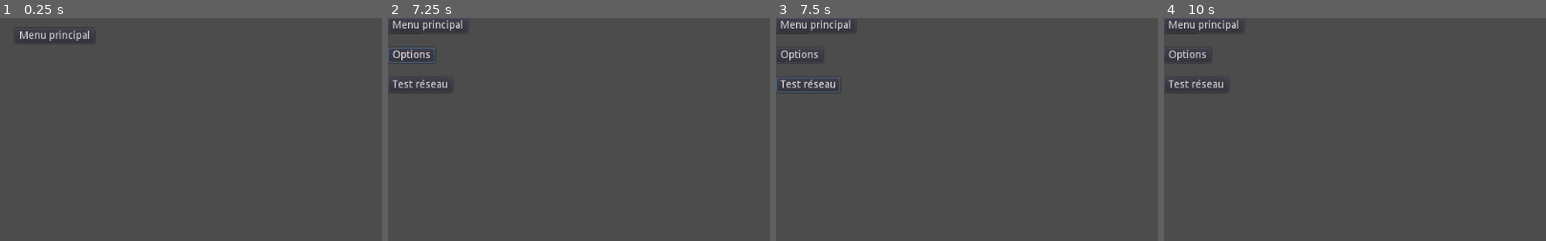
Above: before the commit, frames 1-4 (left to right).
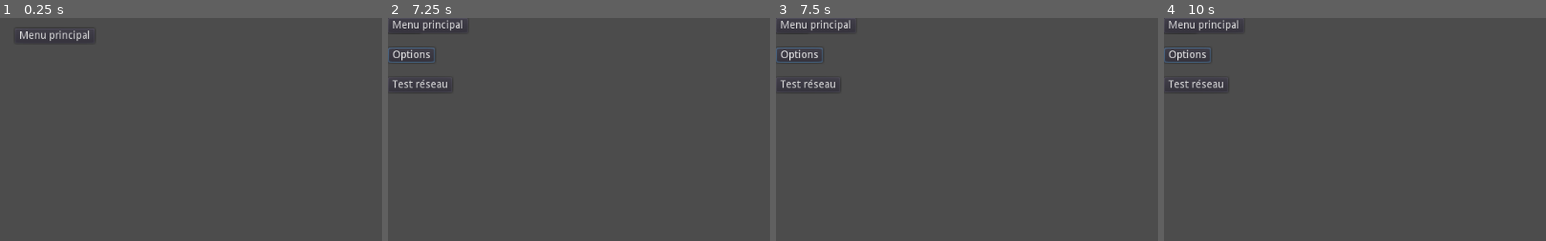
Above: after the commit, the same moments.

Repository: AchilleBaucher/las_vegas
Game: Godot game, scene res://ControlSplash.tscn
The game is run twice, just before and just after one commit, with the same random seed, the same clock (stepped at 60 frames per second) and the same inputs. The engine's default icon, where the game draws it, is replaced by a stand-in: a white triangle on a blue panel in a dark square.
Inputs:
- Up to frame 1 (0.25 s): no input
- Up to frame 2 (7.25 s): tap Enter at 0.5 s; hold Right (ui_right, bound only before the commit) 0.53-1.25 s; hold Space (ui_dezoom) 0.53-1.25 s; tap Shift (ui_zoom) at 0.8 s; click "Menu principal" at 1.25 s; click "Jouer" at 2 s; click "Jouer" at 2.75 s; click "Jouer" at 3.5 s; click "Test réseau" at 4.25 s; click "test" at 5 s; click "Menu principal" at 5.75 s; click "Options" at 6.5 s
- Up to frame 3 (7.5 s): hold Down (ui_down, bound only before the commit) from 7.28 s (still down); tap E (cam_dezoom, bound only after the commit) at 7.35 s
- Up to frame 4 (10 s): tap S (cam_down, bound only after the commit) at 7.55 s; release Down (ui_down, bound only before the commit) at 8.03 s; hold Right (ui_right, bound only before the commit) 8.03-8.78 s; hold S (cam_down, bound only after the commit) 8.03-8.78 s; tap Q (cam_left, bound only after the commit) at 8.3, 8.85 s; hold Up (ui_up, bound only before the commit) 8.78-9.53 s; tap D (cam_right, bound only after the commit) at 9.05 s; hold Left (ui_left, bound only before the commit) from 9.53 s (still down); hold D (cam_right, bound only after the commit) from 9.53 s (still down); tap Z (cam_up, bound only after the commit) at 9.8 s
The pictures show only the part of the screen within x 0-50%, y 0-50%; the shares and areas given below are measured in that part.

Frames 1-2 are identical in both runs. In frame 3, 0.3% of the frame differs, in the area x 0-17%, y 13-34%; in frame 4, 0.1%.
Error in both runs: Invalid get index '2' (on base: 'Array'). (res://ControlSplash.gd:15)

Commit message:
RELEASE LA V1

Diff:
--- a/Camera.gd
+++ b/Camera.gd
@@ -14,17 +14,17 @@
 
 # Called every frame. 'delta' is the elapsed time since the previous frame.
 func _process(delta):
-	if Input.is_action_pressed("ui_up"):
+	if Input.is_action_pressed("cam_up"):
 		translation.x-=delta * coef
-	if Input.is_action_pressed("ui_down"):
+	if Input.is_action_pressed("cam_down"):
 		translation.x+=delta * coef
-	if Input.is_action_pressed("ui_right"):
+	if Input.is_action_pressed("cam_right"):
 		translation.z-=delta * coef
-	if Input.is_action_pressed("ui_left"):
+	if Input.is_action_pressed("cam_left"):
 		translation.z+=delta * coef
-	if Input.is_action_pressed("ui_zoom"):
+	if Input.is_action_pressed("cam_zoom"):
 		translation.y-=delta * coef
-	if Input.is_action_pressed("ui_dezoom"):
+	if Input.is_action_pressed("cam_dezoom"):
 		translation.y+=delta * coef
 
 #		if Input.is_joy_button_pressed(0,JOY_BUTTON_5) and pressed[0]==0:
--- a/project.godot
+++ b/project.godot
@@ -30,32 +30,36 @@
 
 [input]
 
+ui_accept={
+"deadzone": 0.5,
+"events": [ Object(InputEventKey,"resource_local_to_scene":false,"resource_name":"","device":0,"alt":false,"shift":false,"control":false,"meta":false,"command":false,"pressed":false,"scancode":16777221,"unicode":0,"echo":false,"script":null)
+, Object(InputEventKey,"resource_local_to_scene":false,"resource_name":"","device":0,"alt":false,"shift":false,"control":false,"meta":false,"command":false,"pressed":false,"scancode":16777222,"unicode":0,"echo":false,"script":null)
+, Object(InputEventJoypadButton,"resource_local_to_scene":false,"resource_name":"","device":0,"button_index":0,"pressure":0.0,"pressed":false,"script":null)
+ ]
+}
+ui_select={
+"deadzone": 0.5,
+"events": [ Object(InputEventJoypadButton,"resource_local_to_scene":false,"resource_name":"","device":0,"button_index":3,"pressure":0.0,"pressed":false,"script":null)
+ ]
+}
 ui_left={
 "deadzone": 0.5,
-"events": [ Object(InputEventKey,"resource_local_to_scene":false,"resource_name":"","device":0,"alt":false,"shift":false,"control":false,"meta":false,"command":false,"pressed":false,"scancode":16777231,"unicode":0,"echo":false,"script":null)
-, Object(InputEventJoypadButton,"resource_local_to_scene":false,"resource_name":"","device":0,"button_index":14,"pressure":0.0,"pressed":false,"script":null)
-, Object(InputEventKey,"resource_local_to_scene":false,"resource_name":"","device":0,"alt":false,"shift":false,"control":false,"meta":false,"command":false,"pressed":false,"scancode":81,"unicode":0,"echo":false,"script":null)
+"events": [ Object(InputEventJoypadButton,"resource_local_to_scene":false,"resource_name":"","device":0,"button_index":14,"pressure":0.0,"pressed":false,"script":null)
  ]
 }
 ui_right={
 "deadzone": 0.5,
-"events": [ Object(InputEventKey,"resource_local_to_scene":false,"resource_name":"","device":0,"alt":false,"shift":false,"control":false,"meta":false,"command":false,"pressed":false,"scancode":16777233,"unicode":0,"echo":false,"script":null)
-, Object(InputEventJoypadButton,"resource_local_to_scene":false,"resource_name":"","device":0,"button_index":15,"pressure":0.0,"pressed":false,"script":null)
-, Object(InputEventKey,"resource_local_to_scene":false,"resource_name":"","device":0,"alt":false,"shift":false,"control":false,"meta":false,"command":false,"pressed":false,"scancode":68,"unicode":0,"echo":false,"script":null)
+"events": [ Object(InputEventJoypadButton,"resource_local_to_scene":false,"resource_name":"","device":0,"button_index":15,"pressure":0.0,"pressed":false,"script":null)
  ]
 }
 ui_up={
 "deadzone": 0.5,
-"events": [ Object(InputEventKey,"resource_local_to_scene":false,"resource_name":"","device":0,"alt":false,"shift":false,"control":false,"meta":false,"command":false,"pressed":false,"scancode":16777232,"unicode":0,"echo":false,"script":null)
-, Object(InputEventJoypadButton,"resource_local_to_scene":false,"resource_name":"","device":0,"button_index":12,"pressure":0.0,"pressed":false,"script":null)
-, Object(InputEventKey,"resource_local_to_scene":false,"resource_name":"","device":0,"alt":false,"shift":false,"control":false,"meta":false,"command":false,"pressed":false,"scancode":90,"unicode":0,"echo":false,"script":null)
+"events": [ Object(InputEventJoypadButton,"resource_local_to_scene":false,"resource_name":"","device":0,"button_index":12,"pressure":0.0,"pressed":false,"script":null)
  ]
 }
 ui_down={
 "deadzone": 0.5,
-"events": [ Object(InputEventKey,"resource_local_to_scene":false,"resource_name":"","device":0,"alt":false,"shift":false,"control":false,"meta":false,"command":false,"pressed":false,"scancode":16777234,"unicode":0,"echo":false,"script":null)
-, Object(InputEventJoypadButton,"resource_local_to_scene":false,"resource_name":"","device":0,"button_index":13,"pressure":0.0,"pressed":false,"script":null)
-, Object(InputEventKey,"resource_local_to_scene":false,"resource_name":"","device":0,"alt":false,"shift":false,"control":false,"meta":false,"command":false,"pressed":false,"scancode":83,"unicode":0,"echo":false,"script":null)
+"events": [ Object(InputEventJoypadButton,"resource_local_to_scene":false,"resource_name":"","device":0,"button_index":13,"pressure":0.0,"pressed":false,"script":null)
  ]
 }
 ui_zoom={
@@ -68,6 +72,36 @@
 "events": [ Object(InputEventKey,"resource_local_to_scene":false,"resource_name":"","device":0,"alt":false,"shift":false,"control":false,"meta":false,"command":false,"pressed":false,"scancode":32,"unicode":0,"echo":false,"script":null)
  ]
 }
+cam_up={
+"deadzone": 0.5,
+"events": [ Object(InputEventKey,"resource_local_to_scene":false,"resource_name":"","device":0,"alt":false,"shift":false,"control":false,"meta":false,"command":false,"pressed":false,"scancode":90,"unicode":0,"echo":false,"script":null)
+ ]
+}
+cam_down={
+"deadzone": 0.5,
+"events": [ Object(InputEventKey,"resource_local_to_scene":false,"resource_name":"","device":0,"alt":false,"shift":false,"control":false,"meta":false,"command":false,"pressed":false,"scancode":83,"unicode":0,"echo":false,"script":null)
+ ]
+}
+cam_left={
+"deadzone": 0.5,
+"events": [ Object(InputEventKey,"resource_local_to_scene":false,"resource_name":"","device":0,"alt":false,"shift":false,"control":false,"meta":false,"command":false,"pressed":false,"scancode":81,"unicode":0,"echo":false,"script":null)
+ ]
+}
+cam_right={
+"deadzone": 0.5,
+"events": [ Object(InputEventKey,"resource_local_to_scene":false,"resource_name":"","device":0,"alt":false,"shift":false,"control":false,"meta":false,"command":false,"pressed":false,"scancode":68,"unicode":0,"echo":false,"script":null)
+ ]
+}
+cam_zoom={
+"deadzone": 0.5,
+"events": [ Object(InputEventKey,"resource_local_to_scene":false,"resource_name":"","device":0,"alt":false,"shift":false,"control":false,"meta":false,"command":false,"pressed":false,"scancode":65,"unicode":0,"echo":false,"script":null)
+ ]
+}
+cam_dezoom={
+"deadzone": 0.5,
+"events": [ Object(InputEventKey,"resource_local_to_scene":false,"resource_name":"","device":0,"alt":false,"shift":false,"control":false,"meta":false,"command":false,"pressed":false,"scancode":69,"unicode":0,"echo":false,"script":null)
+ ]
+}
 
 [rendering]
 
